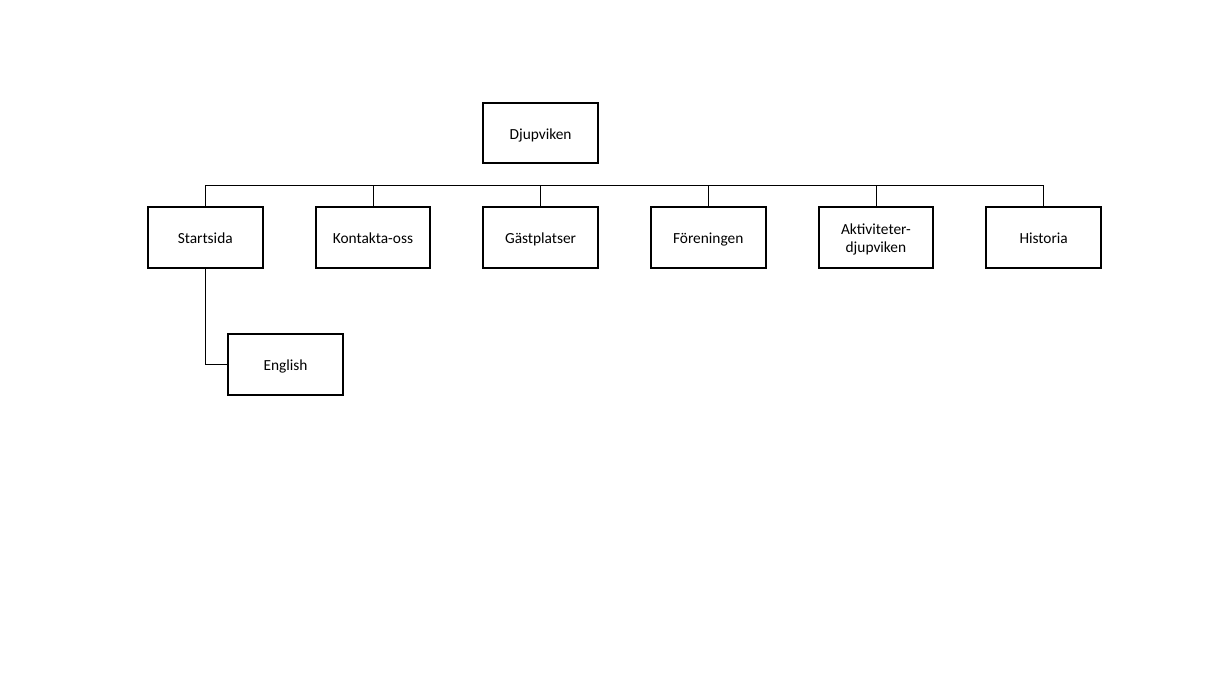
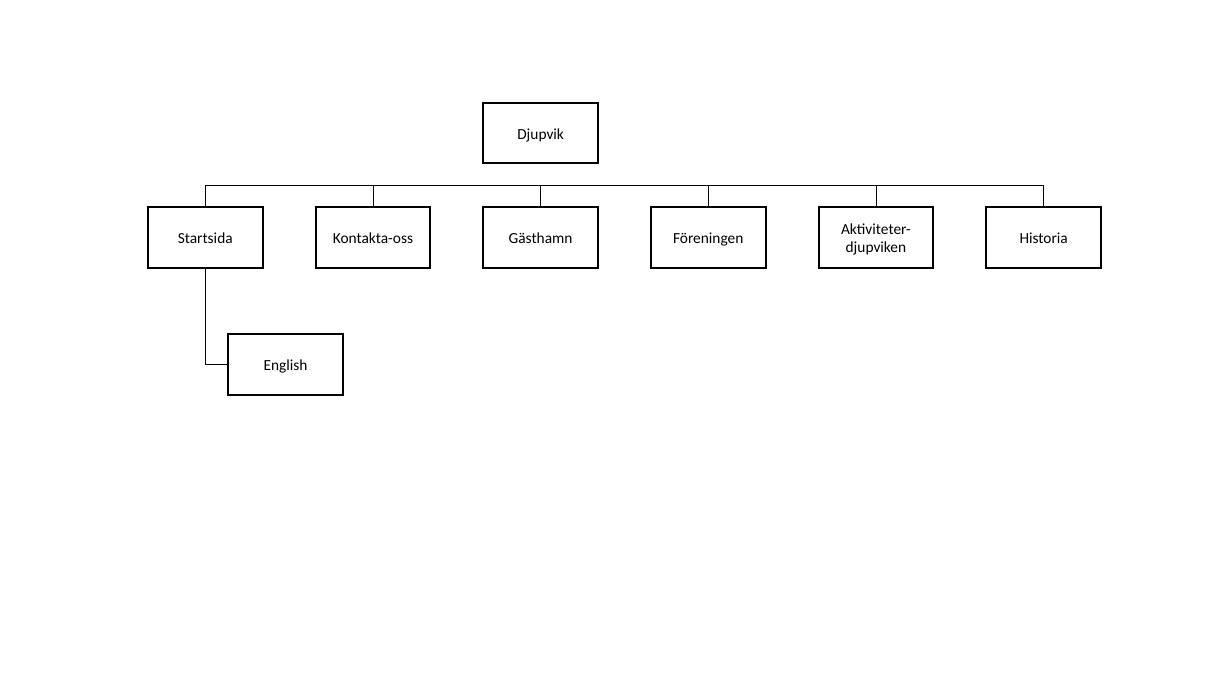
Before and after one commit to Johanil/Dynamiska-Webbapplikationer, a slide deck: slide 1 of Projektet/Designspecifikation/Sitemap_djupviken.pptx. Drawn at 1232x693 pixels with LibreOffice and Linux fonts; fonts in the diff are those of the drawing. Boxes give left, top, right and bottom in pixels: in the first picture for what was removed or moved away, otherwise in the second. Text is boxed around its words. In the diff, an @@ line names an element or a change of style, - is before the commit and + after.

```diff
--- a/Projektet/Designspecifikation/Sitemap_djupviken.pptx
+++ b/Projektet/Designspecifikation/Sitemap_djupviken.pptx
@@ text in rectangle at box(517, 128, 564, 142): text changed @@
-Djupviken
+Djupvik
@@ text in rectangle at box(509, 232, 573, 243): text changed @@
-Gästplatser
+Gästhamn
```
Also in this commit, not shown: 15 other files.
